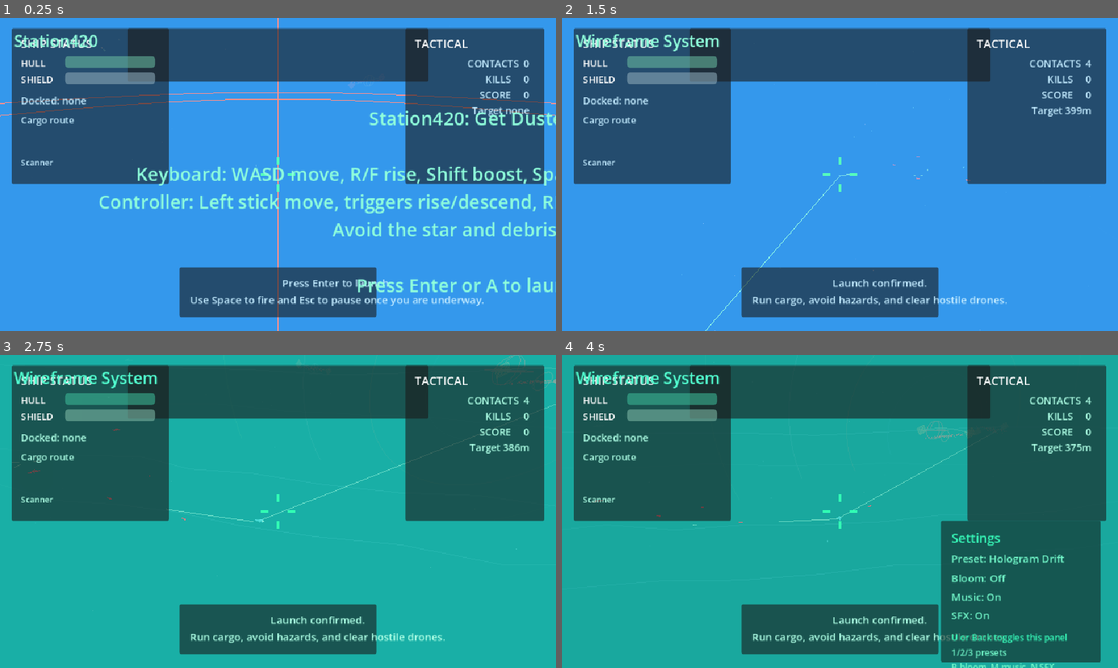
Above: before the commit, frames 1-4 (two rows, left to right).
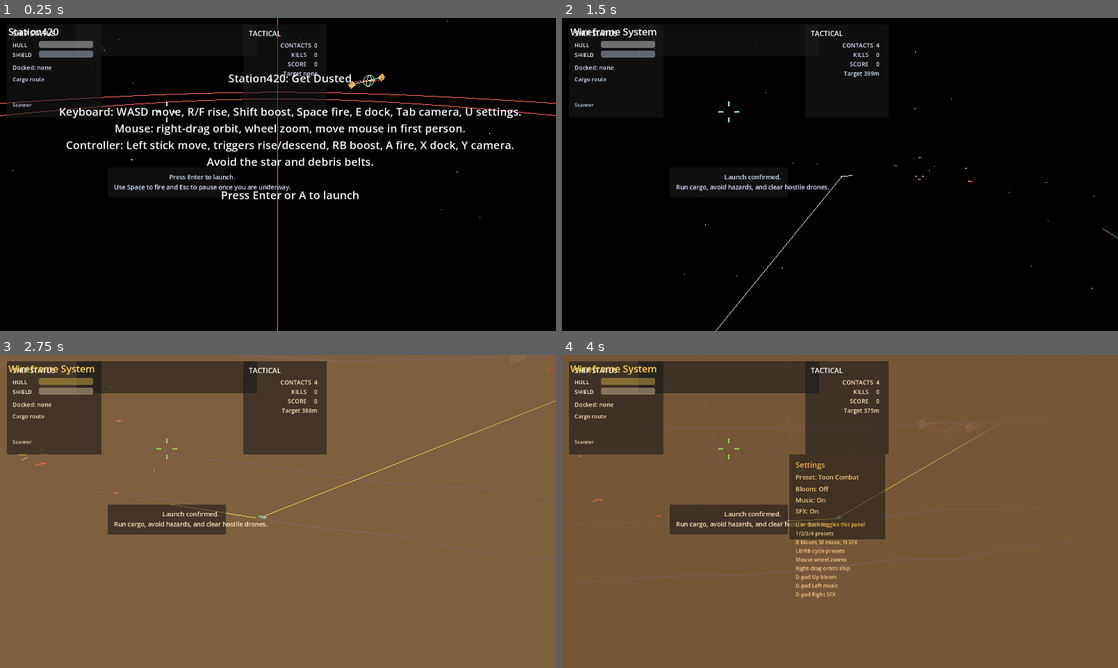
Above: after the commit, the same moments.

Repository: zabesto/Station420
Game: Godot game, scene res://scenes/main.tscn
The game is run twice, just before and just after one commit, with the same random seed, the same clock (stepped at 60 frames per second) and the same inputs.
Inputs (mouse positions are in pixels of both pictures, inside the frame that each line leads up to):
- Up to frame 1 (0.25 s): no input
- Up to frame 2 (1.5 s): tap Enter at 0.5 s; move the mouse to (962, 158) at 0.52 s; hold Right (ui_right) 0.53-1.25 s; tap 4 at 0.6 s; click (962, 158) at 0.67 s; tap Space at 0.77 s; tap 1 at 0.8 s; drag from (728, 190) to (812, 237) at 1.27 s
- Up to frame 3 (2.75 s): move the mouse to (333, 442) at 2.02 s; hold Right (ui_right) from 2.03 s (still down); tap 2 at 2.1 s; click (333, 442) at 2.17 s; tap 3 at 2.3 s
- Up to frame 4 (4 s): release Right (ui_right) at 2.75 s; drag from (812, 574) to (673, 464) at 2.77 s; move the mouse to (1006, 558) at 3.52 s; hold Left (ui_left) from 3.53 s (still down); tap B at 3.6 s; click (1006, 558) at 3.67 s; tap Space at 3.77 s; tap U at 3.8 s

The runs differ from the first frame. In frame 1, 100% of the frame differs, in the area x 0-100%, y 0-100%; in frame 2, 100%; in frame 3, 100%; in frame 4, 100%.

Commit message:
Improve window defaults and mouse camera controls

Diff:
--- a/project.godot
+++ b/project.godot
@@ -21,12 +21,12 @@
 
 [display]
 
-window/size/viewport_width=960
-window/size/viewport_height=540
+window/size/viewport_width=1600
+window/size/viewport_height=900
 window/stretch/mode="canvas_items"
 
 [rendering]
 
 renderer/rendering_method="gl_compatibility"
 textures/vram_compression/import_etc2_astc=true
-environment/defaults/default_clear_color=Color(0.0862745, 0.101961, 0.14902, 1)
+environment/defaults/default_clear_color=Color(0, 0, 0, 1)
--- a/scenes/main.tscn
+++ b/scenes/main.tscn
@@ -291,7 +291,7 @@
 horizontal_alignment = 1
 vertical_alignment = 1
 theme_override_font_sizes/font_size = 32
-text = "Station420: Get Dusted\n\nKeyboard: WASD move, R/F rise, Shift boost, Space fire, E dock, Tab camera.\nController: Left stick move, triggers …(115 unchanged characters)…
+text = "Station420: Get Dusted\n\nKeyboard: WASD move, R/F rise, Shift boost, Space fire, E dock, Tab camera, U settings.\nMouse: right-drag orbit, wheel zoom, move mouse in first person.\nController: Left stick move, triggers …(115 unchanged characters)…
 
 [node name="HitLabel" type="Label" parent="CanvasLayer/HUD"]
 offset_left = 285.0
@@ -363,4 +363,4 @@
 offset_right = 252.0
 offset_bottom = 320.0
 theme_override_font_sizes/font_size = 15
-text = "1/2/3 presets\nB bloom, M music, N SFX\nLB/RB cycle presets\nD-pad Up bloom\nD-pad Left music\nD-pad Right SFX"
+text = "1/2/3/4 presets\nB bloom, M music, N SFX\nLB/RB cycle presets\nMouse wheel zooms\nRight-drag orbits ship\nD-pad Up bloom\nD-pad Left music\nD-pad Right SFX"
--- a/scripts/main.gd
+++ b/scripts/main.gd
@@ -6,6 +6,10 @@
 const WORLD_LIMIT := Vector3(8400, 1800, 8400)
 const CAMERA_OFFSET := Vector3(0, 132, 290)
 const CAMERA_VELOCITY_LEAD := 0.24
+const CAMERA_MIN_DISTANCE := 72.0
+const CAMERA_MAX_DISTANCE := 420.0
+const CAMERA_MOUSE_SENSITIVITY := 0.005
+const FIRST_PERSON_MOUSE_SENSITIVITY := 0.0028
 const STAR_MASS := 1900000.0
 const STAR_RADIUS := 160.0
 const SHIP_GRAVITY_SCALE := 0.32
@@ -171,9 +175,18 @@
 var music_enabled := true
 var sfx_enabled := true
 var camera_mode := 0
+var orbit_distance := CAMERA_OFFSET.length()
+var orbit_pitch := -0.32
+var orbit_yaw := 0.0
+var orbit_dragging := false
+var first_person_yaw := 0.0
+var first_person_pitch := 0.0
 
 
 func _ready() -> void:
+	if DisplayServer.get_name() != "headless":
+		get_window().min_size = Vector2i(1280, 720)
+		get_window().mode = Window.MODE_MAXIMIZED
 	player.call("set_world_limit", WORLD_LIMIT)
 	alert_label.text = ""
 	hit_label.text = ""
@@ -210,6 +223,7 @@
 	update_combat_label()
 	update_settings_label()
 	update_status("Press Enter to launch.\nUse Space to fire and Esc to pause once you are underway.")
+	update_mouse_mode()
 
 
 func _process(delta: float) -> void:
@@ -255,12 +269,13 @@
 		if event.button_index == JOY_BUTTON_BACK:
 			settings_visible = not settings_visible
 			settings_panel.visible = settings_visible
+			update_mouse_mode()
 			return
 		if event.button_index == JOY_BUTTON_LEFT_SHOULDER:
-			set_visual_preset((visual_preset_index + 2) % 3)
+			set_visual_preset((visual_preset_index + 3) % 4)
 			return
 		if event.button_index == JOY_BUTTON_RIGHT_SHOULDER:
-			set_visual_preset((visual_preset_index + 1) % 3)
+			set_visual_preset((visual_preset_index + 1) % 4)
 			return
 		if event.button_index == JOY_BUTTON_DPAD_UP:
 			bloom_enabled = not bloom_enabled
@@ -295,6 +310,7 @@
 	if event is InputEventKey and event.pressed and not event.echo and event.keycode == KEY_U:
 		settings_visible = not settings_visible
 		settings_panel.visible = settings_visible
+		update_mouse_mode()
 		return
 
 	if event is InputEventKey and event.pressed and not event.echo:
@@ -307,6 +323,9 @@
 		if event.keycode == KEY_3:
 			set_visual_preset(2)
 			return
+		if event.keycode == KEY_4:
+			set_visual_preset(3)
+			return
 		if event.keycode == KEY_B:
 			bloom_enabled = not bloom_enabled
 			apply_visual_preset()
@@ -317,6 +336,28 @@
 			return
 		if event.keycode == KEY_N:
 			sfx_enabled = not sfx_enabled
+			return
+
+	if event is InputEventMouseButton:
+		if event.button_index == MOUSE_BUTTON_RIGHT:
+			orbit_dragging = event.pressed and camera_mode == 0 and not paused and not settings_visible and not start_screen_active
+			update_mouse_mode()
+			return
+		if event.button_index == MOUSE_BUTTON_WHEEL_UP and event.pressed and camera_mode == 0:
+			orbit_distance = clamp(orbit_distance - 18.0, CAMERA_MIN_DISTANCE, CAMERA_MAX_DISTANCE)
+			return
+		if event.button_index == MOUSE_BUTTON_WHEEL_DOWN and event.pressed and camera_mode == 0:
+			orbit_distance = clamp(orbit_distance + 18.0, CAMERA_MIN_DISTANCE, CAMERA_MAX_DISTANCE)
+			return
+
+	if event is InputEventMouseMotion:
+		if camera_mode == 1 and not paused and not settings_visible and not start_screen_active:
+			first_person_yaw -= event.relative.x * FIRST_PERSON_MOUSE_SENSITIVITY
+			first_person_pitch = clamp(first_person_pitch - event.relative.y * FIRST_PERSON_MOUSE_SENSITIVITY, -0.85, 0.85)
+			return
+		if orbit_dragging:
+			orbit_yaw -= event.relative.x * CAMERA_MOUSE_SENSITIVITY
+			orbit_pitch = clamp(orbit_pitch - event.relative.y * CAMERA_MOUSE_SENSITIVITY, -1.2, -0.08)
 			return
 
 	if event is InputEventKey and event.pressed and not event.echo and event.keycode == KEY_ENTER and start_screen_active:
@@ -789,15 +830,17 @@
 func get_preset_name(index: int) -> String:
 	match index:
 		1:
+			return "Neon Wireframe"
+		2:
 			return "Toon Combat"
-		2:
+		3:
 			return "Hologram Drift"
 		_:
-			return "Neon Wireframe"
+			return "Deep Space"
 
 
 func set_visual_preset(index: int) -> void:
-	visual_preset_index = clamp(index, 0, 2)
+	visual_preset_index = clamp(index, 0, 3)
 	apply_visual_preset()
 
 
@@ -807,13 +850,20 @@
 	var environment := world_environment.environment
 	match visual_preset_index:
 		1:
+			environment.background_color = Color(0.05, 0.07, 0.12)
+			environment.ambient_light_color = Color(0.42, 0.84, 1.0)
+			environment.ambient_light_energy = 0.62
+			environment.fog_enabled = true
+			environment.fog_light_color = Color(0.18, 0.54, 0.88)
+			environment.fog_density = 0.00075
+		2:
 			environment.background_color = Color(0.08, 0.07, 0.09)
 			environment.ambient_light_color = Color(0.95, 0.78, 0.58)
 			environment.ambient_light_energy = 0.75
 			environment.fog_enabled = true
 			environment.fog_light_color = Color(0.46, 0.34, 0.22)
 			environment.fog_density = 0.00095
-		2:
+		3:
 			environment.background_color = Color(0.03, 0.12, 0.12)
 			environment.ambient_light_color = Color(0.34, 0.95, 0.82)
 			environment.ambient_light_energy = 0.58
@@ -821,18 +871,16 @@
 			environment.fog_light_color = Color(0.1, 0.66, 0.62)
 			environment.fog_density = 0.0006
 		_:
-			environment.background_color = Color(0.05, 0.07, 0.12)
-			environment.ambient_light_color = Color(0.42, 0.84, 1.0)
-			environment.ambient_light_energy = 0.62
-			environment.fog_enabled = true
-			environment.fog_light_color = Color(0.18, 0.54, 0.88)
-			environment.fog_density = 0.00075
+			environment.background_color = Color.BLACK
+			environment.ambient_light_color = Color(0.72, 0.8, 0.92)
+			environment.ambient_light_energy = 0.28
+			environment.fog_enabled = false
 
 	environment.glow_enabled = bloom_enabled
 	environment.glow_intensity = 0.78 if bloom_enabled else 0.0
 	environment.glow_strength = 0.95 if bloom_enabled else 0.0
 	environment.glow_bloom = 0.18 if bloom_enabled else 0.0
-	environment.tonemap_exposure = 1.1 if visual_preset_index == 0 else 1.0
+	environment.tonemap_exposure = 1.1 if visual_preset_index == 1 else 1.0
 
 	for node in get_tree().get_nodes_in_group("style_mesh"):
 		apply_mesh_style(node)
@@ -877,7 +925,7 @@
 	material.albedo_color = color
 	material.emission_enabled = true
 	material.emission = color
-	if visual_preset_index == 2 and role not in ["enemy", "danger"]:
+	if visual_preset_index == 3 and role not in ["enemy", "danger"]:
 		material.transparency = BaseMaterial3D.TRANSPARENCY_ALPHA
 		material.albedo_color.a = 0.58
 	return material
@@ -886,12 +934,18 @@
 func resolve_style_color(role: String, base_color: Color) -> Color:
 	match visual_preset_index:
 		1:
+			if role in ["enemy", "danger", "alert"]:
+				return Color(1.0, 0.5, 0.34)
+			if role in ["target", "objective", "dock"]:
+				return Color(0.58, 1.0, 0.84)
+			return base_color.lerp(Color(0.36, 0.95, 1.0), 0.16)
+		2:
 			if role in ["enemy", "danger", "alert"]:
 				return Color(1.0, 0.45, 0.26)
 			if role in ["target", "objective", "dock"]:
 				return Color(1.0, 0.86, 0.3)
 			return quantize_color(base_color.lerp(Color(1.0, 0.82, 0.58), 0.22), 0.26)
-		2:
+		3:
 			if role in ["enemy", "danger", "alert"]:
 				return Color(1.0, 0.38, 0.44)
 			if role in ["target", "objective", "dock"]:
@@ -899,10 +953,10 @@
 			return base_color.lerp(Color(0.26, 1.0, 0.86), 0.5)
 		_:
 			if role in ["enemy", "danger", "alert"]:
-				return Color(1.0, 0.5, 0.34)
+				return Color(1.0, 0.4, 0.32)
 			if role in ["target", "objective", "dock"]:
-				return Color(0.58, 1.0, 0.84)
-			return base_color.lerp(Color(0.36, 0.95, 1.0), 0.16)
+				return Color(0.82, 0.92, 1.0)
+			return base_color.lerp(Color(0.78, 0.86, 0.98), 0.08)
 
 
 func quantize_color(color: Color, step: float) -> Color:
@@ -930,13 +984,21 @@
 	var alert_color := Color(1.0, 0.58, 0.46)
 	match visual_preset_index:
 		1:
+			hud_color = Color(0.76, 0.92, 1.0)
+			accent_color = Color(0.56, 1.0, 0.86)
+			alert_color = Color(1.0, 0.58, 0.46)
+		2:
 			hud_color = Color(1.0, 0.9, 0.72)
 			accent_color = Color(1.0, 0.82, 0.34)
 			alert_color = Color(1.0, 0.48, 0.3)
-		2:
+		3:
 			hud_color = Color(0.68, 1.0, 0.9)
 			accent_color = Color(0.32, 1.0, 0.82)
 			alert_color = Color(1.0, 0.45, 0.54)
+		_:
+			hud_color = Color(0.84, 0.9, 1.0)
+			accent_color = Color(0.96, 0.98, 1.0)
+			alert_color = Color(1.0, 0.5, 0.45)
 	title_label.modulate = accent_color
 	dock_label.modulate = hud_color
 	cargo_label.modulate = hud_color
@@ -995,6 +1057,7 @@
 	paused = false
 	title_label.text = "Wireframe System"
 	update_status("Launch confirmed.\nRun cargo, avoid hazards, and clear hostile drones.")
+	update_mouse_mode()
 
 
 func toggle_pause() -> void:
@@ -1007,14 +1070,28 @@
 		title_label.text = "Paused"
 	else:
 		title_label.text = "Wireframe System"
+	update_mouse_mode()
 
 
 func toggle_camera_mode() -> void:
 	camera_mode = (camera_mode + 1) % 2
+	update_mouse_mode()
 
 
 func restart_game() -> void:
 	get_tree().reload_current_scene()
+
+
+func update_mouse_mode() -> void:
+	if DisplayServer.get_name() == "headless":
+		return
+	if paused or start_screen_active or settings_visible:
+		Input.set_mouse_mode(Input.MOUSE_MODE_VISIBLE)
+		return
+	if camera_mode == 1 or orbit_dragging:
+		Input.set_mouse_mode(Input.MOUSE_MODE_CAPTURED)
+		return
+	Input.set_mouse_mode(Input.MOUSE_MODE_VISIBLE)
 
 
 func update_combat_label() -> void:
@@ -1512,7 +1589,10 @@
 
 func update_camera(delta: float) -> void:
 	if camera_mode == 1:
-		var aim_direction: Vector3 = player.call("get_aim_direction")
+		var ship_basis := player_visual.global_basis.orthonormalized()
+		var local_view_basis := Basis(Vector3.UP, first_person_yaw) * Basis(Vector3.RIGHT, first_person_pitch)
+		var view_basis := ship_basis * local_view_basis
+		var aim_direction := -view_basis.z.normalized()
 		var cockpit_position := player.global_position + Vector3(0, 6.0, 0) + aim_direction * 5.0
 		camera.global_position = camera.global_position.lerp(cockpit_position, min(delta * 10.0, 1.0))
 		camera.look_at(cockpit_position + aim_direction * 160.0, Vector3.UP)
@@ -1520,9 +1600,11 @@
 		return
 
 	var lead := player.velocity * CAMERA_VELOCITY_LEAD
-	var desired := player.global_position + CAMERA_OFFSET + lead
+	var orbit_basis := Basis(Vector3.UP, orbit_yaw) * Basis(Vector3.RIGHT, orbit_pitch)
+	var desired_offset := orbit_basis * Vector3(0, 42.0, orbit_distance)
+	var desired := player.global_position + desired_offset + lead
 	camera.global_position = camera.global_position.lerp(desired, min(delta * 1.45, 1.0))
-	var look_target := player.global_position + player.velocity * 0.1 + Vector3(0, 6, -10)
+	var look_target := player.global_position + player.velocity * 0.1 + Vector3(0, 10, 0)
 	camera.look_at(look_target, Vector3.UP)
 	reticle.visible = true
 
